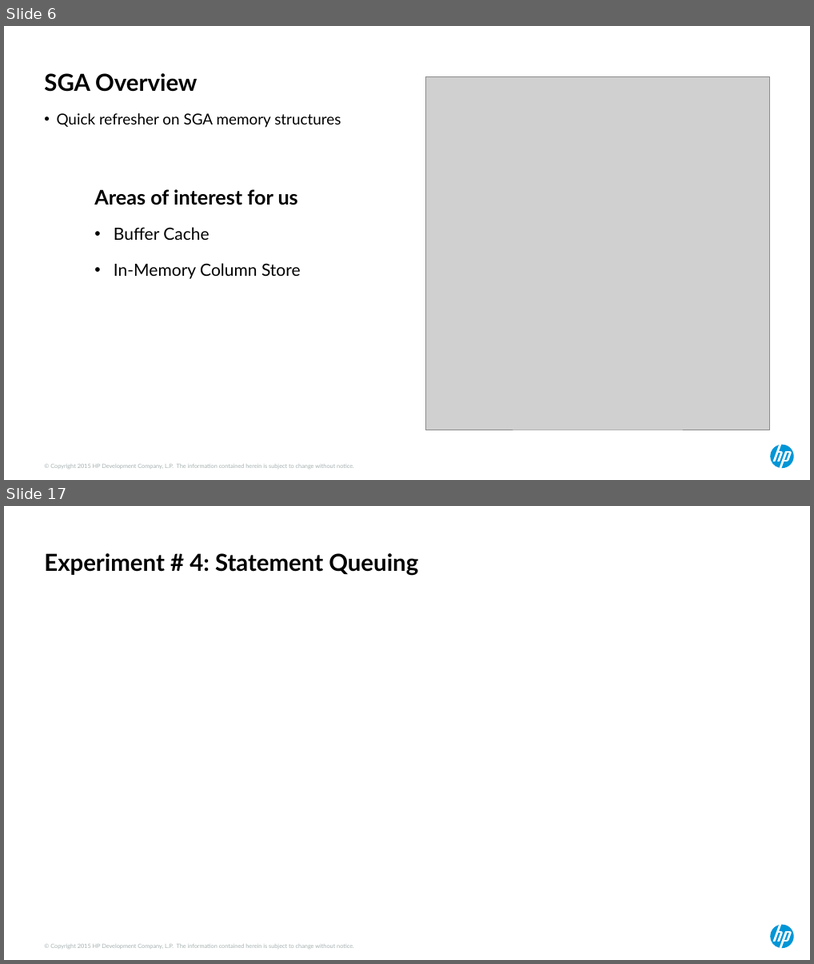
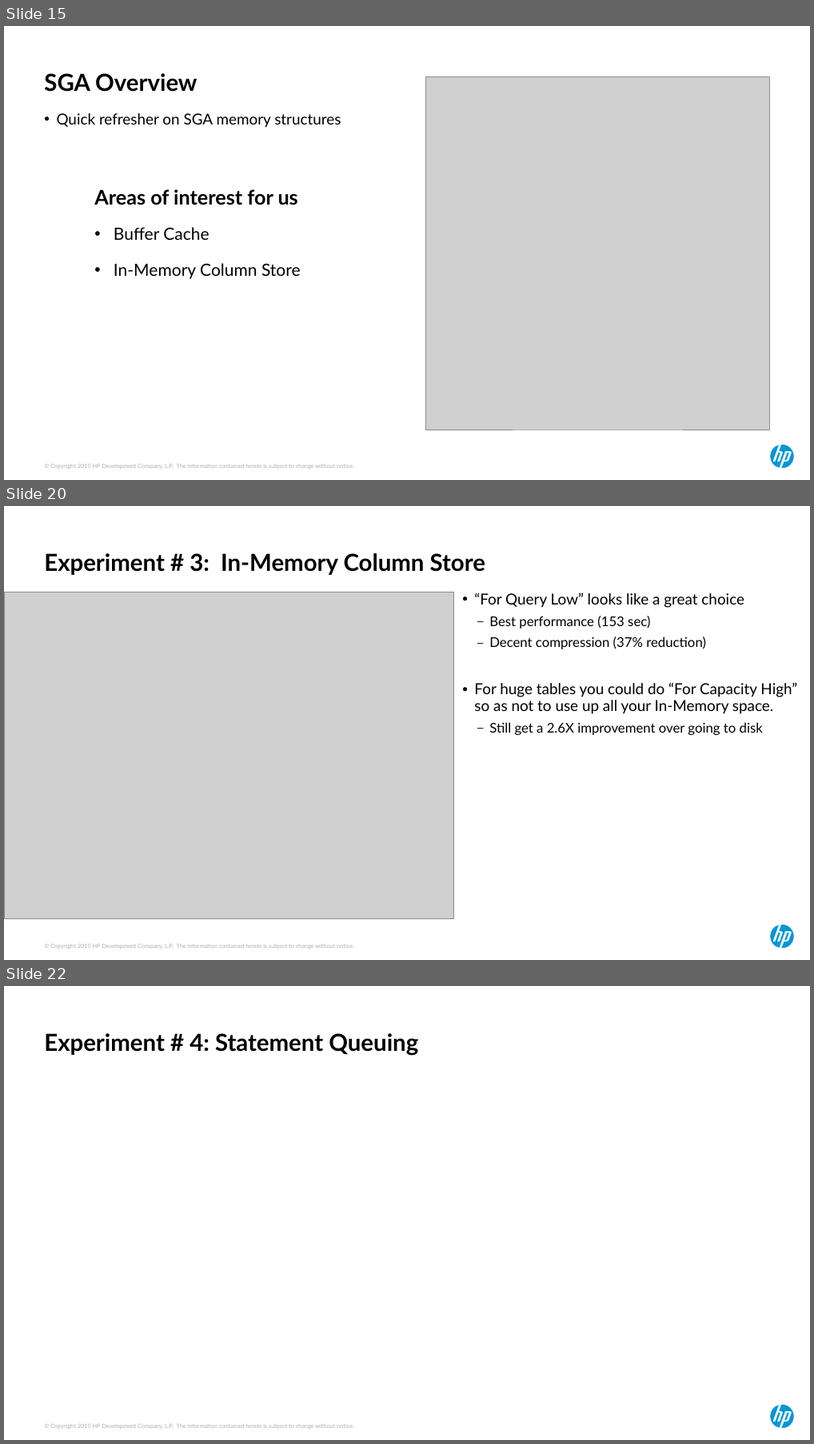
Before and after one commit to ndesilets/Group-13-HP-Big-Data-Analytics, a slide deck: Power Point Files/hotsos_2017 (kirbys inputs).pptx. Shown one above the other, each under a label of ours: slides 6 and 17 before the commit, slides 15, 20 and 22 after it; the slides between them are not shown. The pictures are 814x964 and 814x1444 pixels, drawn with LibreOffice and Linux fonts; fonts in the diff are those of the drawing; grey boxes stand for pictures. Boxes give left, top, right and bottom in pixels: in the first picture for what was removed or moved away, otherwise in the second. Text is boxed around its words. In the diff, an @@ line names an element or a change of style, - is before the commit and + after.

```diff
--- a/Power Point Files/hotsos_2017 (kirbys inputs).pptx
+++ b/Power Point Files/hotsos_2017 (kirbys inputs).pptx
@@ slide 20 added at [4,506,810,960], background #FFFFFF; not listed: 2 template elements that a slide beside it also shows @@
@@ title added at [44,553,486,575], 28 pt, text #000000, bold @@
+Experiment # 3: In-Memory Column Store
@@ picture added at [4,592,454,919] @@
@@ text added at [474,592,798,735], 18 pt, text #000000 @@
+• “For Query Low” looks like a great choice
+  – Best performance (153 sec)
+  – Decent compression (37% reduction)
+• For huge tables you could do “For Capacity High” so as not to use up all your In-Memory space.
+  – Still get a 2.6X improvement over going to disk
@@ what was slide 6 is now slide 15 @@
@@ what was slide 17 is now slide 22 @@
```
Also in this commit, not shown: 10 slides changed, 9 other slides added, 2 slides removed, 4 other files.
